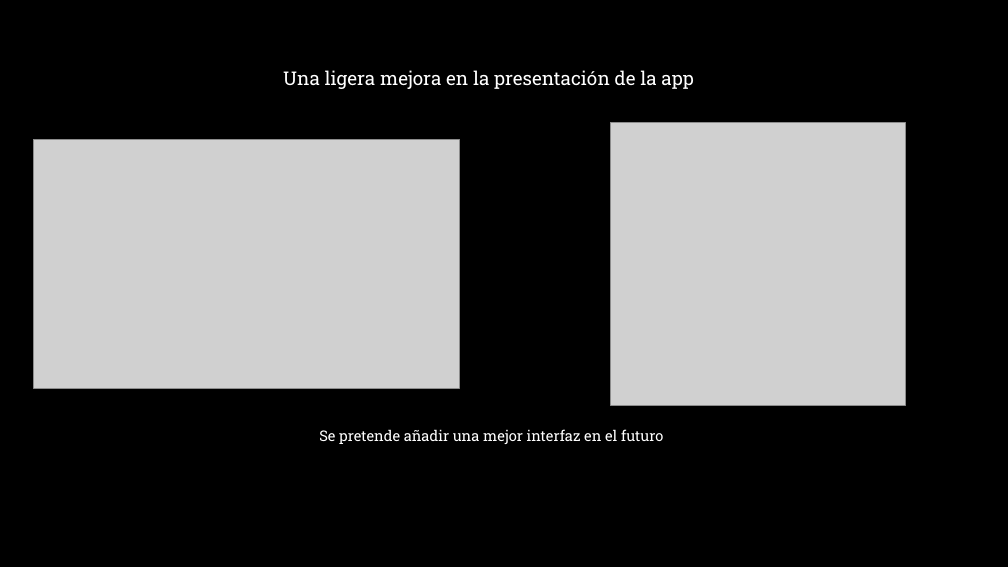
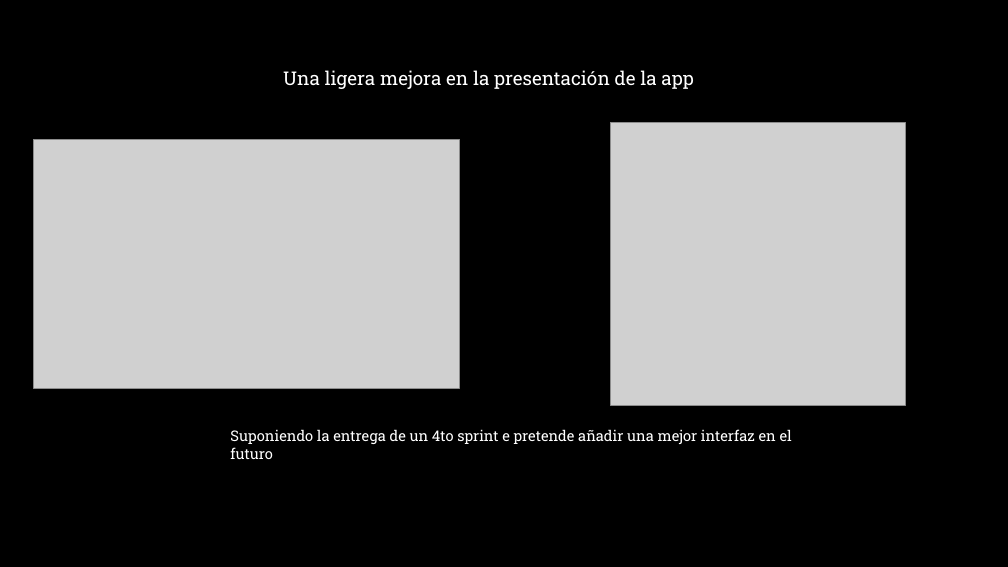
Before and after one commit to Quantum-Crow/Integrador-404, a slide deck: slide 4 of Grupo 404 – Not found.pptx. Drawn at 1008x567 pixels with LibreOffice and Linux fonts; fonts in the diff are those of the drawing; grey boxes stand for pictures; background and template pictures are left out. Boxes give left, top, right and bottom in pixels: in the first picture for what was removed or moved away, otherwise in the second. Text is boxed around its words. In the diff, an @@ line names an element or a change of style, - is before the commit and + after.

Commit message:
Sprint 3

```diff
--- a/Grupo 404 – Not found.pptx
+++ b/Grupo 404 – Not found.pptx
@@ text at bbox=[230, 429, 792, 459]: text changed @@
-Se pretende añadir una mejor interfaz en el futuro
+Suponiendo la entrega de un 4to sprint e pretende añadir una mejor interfaz en el futuro
```
Also in this commit, not shown: 1 other slide changed, 3 slides added, 1 slide removed, 4 other files.
